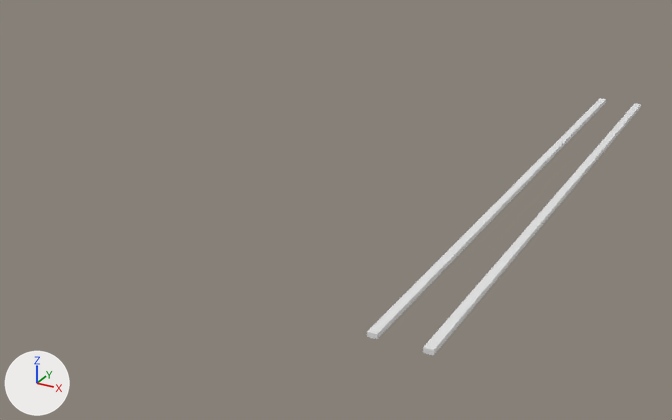
A saved change to the OBJ model models/gutter.obj.
Rendered twice from a camera (50 mm lens) standing at (276.0, -204.0, 244.0) and looking at (-28.0, 348.0, -32.0). Lighting does not change. The marker at lower left points along +X, +Y and +Z. The first picture is the older version. Where no turn or scale is listed for an object, it has been applied to the vertices. Vertices at exactly the same position are counted once.

In view in the first picture: 'gutter'.
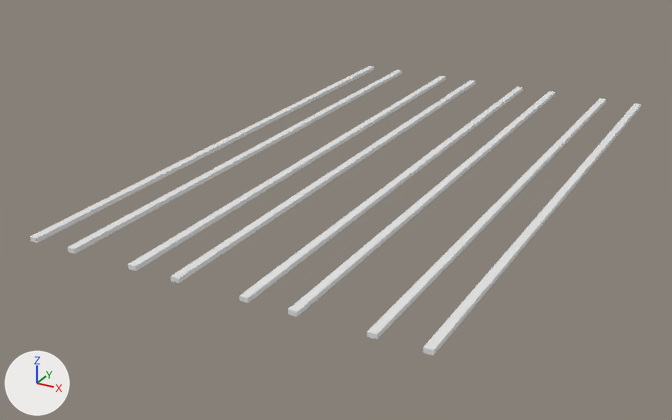
Location of each change, [x1, y1, x2, y2] in pixels of the pictures (672 x 420 px):
```json
{"object": "gutter", "change": "reshaped", "before": [367, 98, 641, 356], "after": [30, 66, 641, 356], "on screen": "123% wider, 12% taller"}
{"part": 1, "of": "me_gutter", "change": "added", "after": [288, 91, 555, 317]}
{"part": 2, "of": "me_gutter", "change": "added", "after": [239, 87, 523, 303]}
{"part": 3, "of": "me_gutter", "change": "added", "after": [171, 80, 476, 283]}
{"part": 4, "of": "me_gutter", "change": "added", "after": [128, 76, 446, 271]}
{"part": 5, "of": "me_gutter", "change": "added", "after": [67, 70, 402, 254]}
{"part": 6, "of": "me_gutter", "change": "added", "after": [30, 66, 374, 243]}
```

Edits to the scene script, one JSON object a line:
```json
{"block": "me_gutter", "where": "# used by ob_gutter; location = (0.0, 0.0, 0.0)"}
{"op": "remove", "block": "me_gutter", "code": "me_gutter.from_pydata(...)  # 16 vertices, 12 faces; spans x 96.0..132.0, y 154.0..606.0, z 0.0..3.0"}
{"op": "add", "block": "me_gutter", "code": "me_gutter.from_pydata(...)  # 64 vertices, 48 faces; spans x -132.0..132.0, y 154.0..606.0, z 0.0..3.0"}
{"block": "me_gutter", "change": "me_gutter part 1: a new loose piece, a box spanning x 50.5..56.0, y 153.9..606.4, z 0.0..3.0"}
{"block": "me_gutter", "change": "me_gutter part 2: a new loose piece, a box spanning x 20.2..25.7, y 153.9..606.4, z 0.0..3.0"}
{"block": "me_gutter", "change": "me_gutter part 3: a new loose piece, a box spanning x -25.7..-20.2, y 153.9..606.4, z 0.0..3.0"}
{"block": "me_gutter", "change": "me_gutter part 4: a new loose piece, a box spanning x -56.0..-50.5, y 153.9..606.4, z 0.0..3.0"}
{"block": "me_gutter", "change": "me_gutter part 5: a new loose piece, a box spanning x -101.9..-96.4, y 153.9..606.4, z 0.0..3.0"}
{"block": "me_gutter", "change": "me_gutter part 6: a new loose piece, a box spanning x -132.2..-126.7, y 153.9..606.4, z 0.0..3.0"}
```
